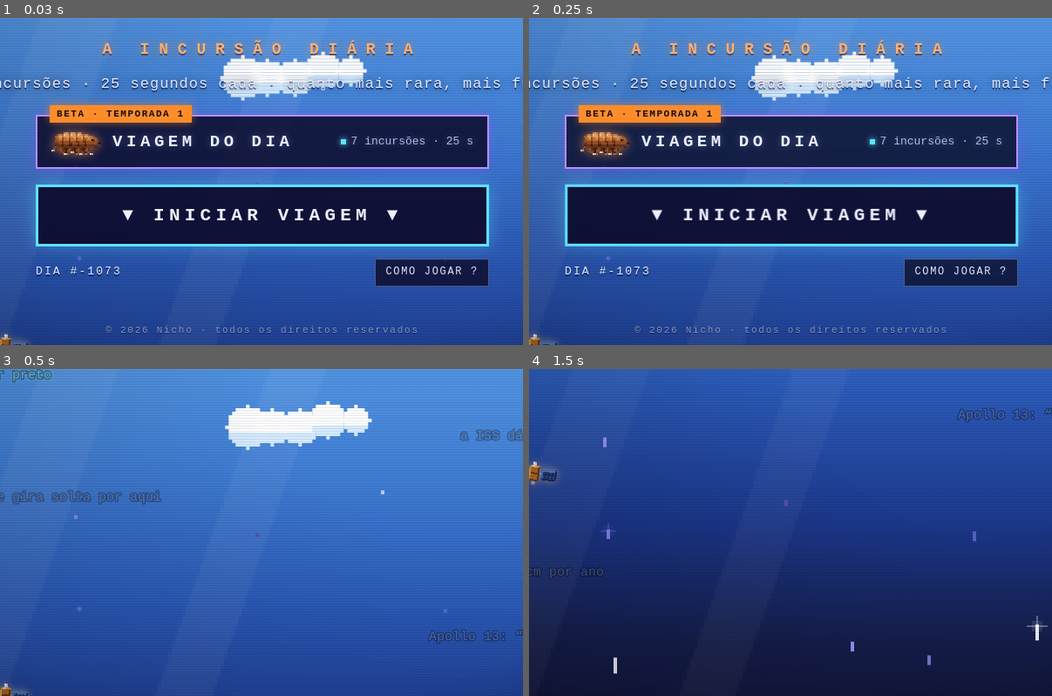
Above: before the commit, frames 1-4 (two rows, left to right).
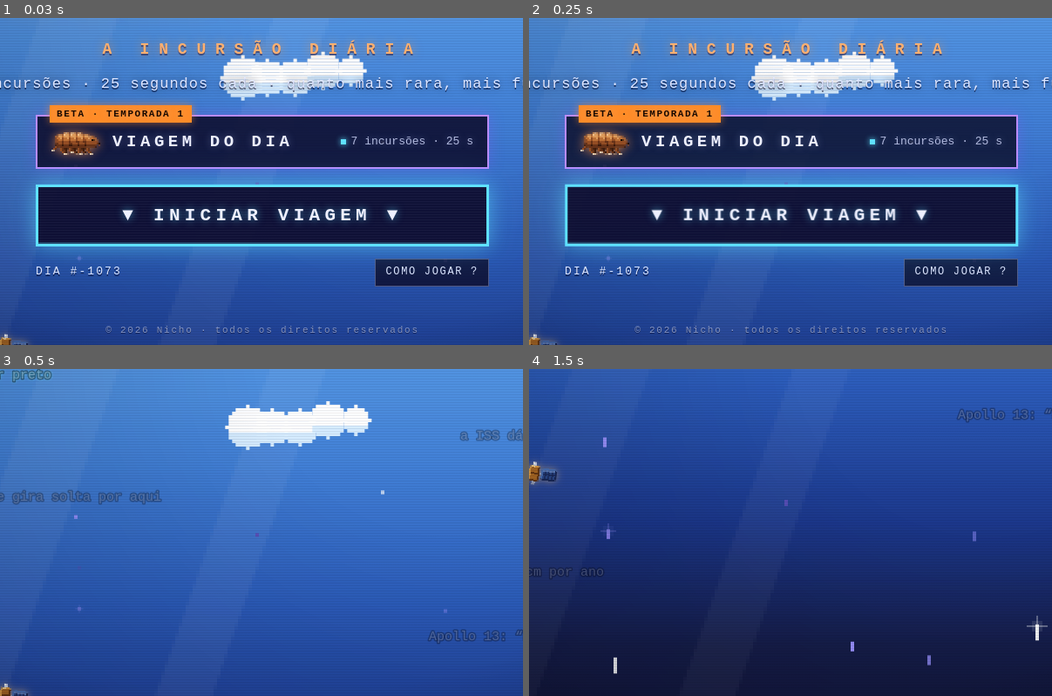
Above: after the commit, the same moments.

Repository: pedro1ace/nichoojogo
Game: browser game, page jogo/index.html
Two runs of this game, one before a commit and one after it. Both use one fixed random seed, a clock stepped at 60 frames per second and the inputs below.
Inputs:
- Up to frame 1 (0.03 s): no input
- Up to frame 2 (0.25 s): no input
- Up to frame 3 (0.5 s): click "▼ INICIAR VIAGEM ▼" at 0.27 s
- Up to frame 4 (1.5 s): hold Right from 1.03 s (still down); tap Space at 1.1 s
The pictures show only the part of the screen within x 25-75%, y 50-100%; the shares and areas given below are measured in that part.

The runs differ from the first frame. In frame 1, 1.0% of the frame differs, in the area x 7-93%, y 57-70%; in frame 2, 0.9%; in frame 3, nothing differs; in frame 4, nothing differs.

Commit message:
Botões com brilho neon (linhas por dentro, borda e glow)
Co-Authored-By: Claude Opus 5.5 (1M context) <noreply@anthropic.com>
Claude-Session: https://claude.ai/code/session_01RMtWH58epNxSVSB9XNG4Xh

Diff:
--- a/jogo/estilo.css
+++ b/jogo/estilo.css
@@ -160,11 +160,12 @@
 .botao-grande {
   font-family: var(--corpo); font-weight: 700; font-size: 20px; letter-spacing: 0.25em;
   min-width: min(520px, 100%); padding: 16px 28px; margin-top: 8px;
-  background: var(--painel); color: var(--texto); border: 0;
-  box-shadow: inset 0 0 0 3px var(--ciano), 0 0 18px rgba(95, 225, 255, 0.35);
+  background: repeating-linear-gradient(0deg, rgba(var(--luz), 0.045) 0 1px, transparent 1px 3px), var(--painel); color: var(--texto); border: 0;
+  text-shadow: 0 0 10px rgba(95, 225, 255, 0.55);
+  box-shadow: inset 0 0 0 3px var(--ciano), inset 0 -5px 0 rgba(95, 225, 255, 0.25), 0 0 20px rgba(95, 225, 255, 0.45), 0 0 46px rgba(95, 225, 255, 0.18);
 }
 .botao-grande { transition: box-shadow 0.2s, background 0.2s; }
-.botao-grande:hover { background: #18124e; box-shadow: inset 0 0 0 3px #ff8c28, 0 0 24px rgba(255, 140, 40, 0.55), 0 0 44px rgba(150, 80, 255, 0.3); }
+.botao-grande:hover { background: repeating-linear-gradient(0deg, rgba(var(--luz), 0.05) 0 1px, transparent 1px 3px), #18124e; text-shadow: 0 0 10px rgba(255, 140, 40, 0.7); box-shadow: inset 0 0 0 3px #ff8c28, 0 0 24px rgba(255, 140, 40, 0.55), 0 0 44px rgba(150, 80, 255, 0.3); }
 #inicio .botao-grande { width: min(520px, 100%); padding: 22px 28px; font-size: 21px; }
 #inicio #comecar {
   animation: deriva 14s ease-in-out infinite;
@@ -356,8 +357,20 @@
 }
 .botoes { display: flex; gap: 10px; flex-wrap: wrap; }
 .botoes button { flex: 1; min-width: 160px; padding: 14px; border: 0; font-weight: 700; letter-spacing: 3px; }
-.botao-rosa { background: var(--rosa); color: #1a0010; box-shadow: inset -3px -3px 0 #b02a5a; }
-.botao-escuro { background: var(--painel); color: var(--texto); box-shadow: inset 0 0 0 2px var(--painel-borda); }
+/* botões neon: cor cheia com linhas finas por dentro, borda escura embaixo e brilho em volta */
+.botao-rosa {
+  background: repeating-linear-gradient(0deg, rgba(0, 0, 0, 0.07) 0 1px, transparent 1px 3px), var(--rosa);
+  color: #1a0010; box-shadow: inset 0 0 0 2px #ff9cbd, inset 0 -4px 0 #b02a5a, 0 0 16px rgba(255, 79, 139, 0.55), 0 0 34px rgba(255, 79, 139, 0.25);
+  transition: box-shadow 0.2s, filter 0.2s, transform 0.1s;
+}
+.botao-rosa:hover { filter: brightness(1.1); box-shadow: inset 0 0 0 2px #ffc2d6, inset 0 -4px 0 #b02a5a, 0 0 22px rgba(255, 79, 139, 0.8), 0 0 50px rgba(255, 79, 139, 0.4); }
+.botao-escuro {
+  background: repeating-linear-gradient(0deg, rgba(var(--luz), 0.04) 0 1px, transparent 1px 3px), var(--painel);
+  color: var(--texto); box-shadow: inset 0 0 0 2px rgba(95, 225, 255, 0.55), 0 0 12px rgba(95, 225, 255, 0.25);
+  transition: box-shadow 0.2s;
+}
+.botao-escuro:hover { box-shadow: inset 0 0 0 2px var(--ciano), 0 0 18px rgba(95, 225, 255, 0.55); }
+.botao-rosa:active, .botao-escuro:active { transform: translateY(2px); }
 #amanha { display: flex; align-items: center; justify-content: center; gap: 10px; flex-wrap: wrap; font-family: var(--mono); font-size: 15px; letter-spacing: 0.22em; color: var(--suave); margin: 14px 0 6px; }
 #amanha .digitos { display: inline-flex; color: var(--ciano); font-weight: 700; font-size: 18px; letter-spacing: 0.08em; text-shadow: 0 0 10px rgba(95, 225, 255, 0.6); font-variant-numeric: tabular-nums; }
 #amanha .digitos span { display: inline-block; min-width: 0.62em; text-align: center; overflow: hidden; }
Not shown, changed: jogar.html
